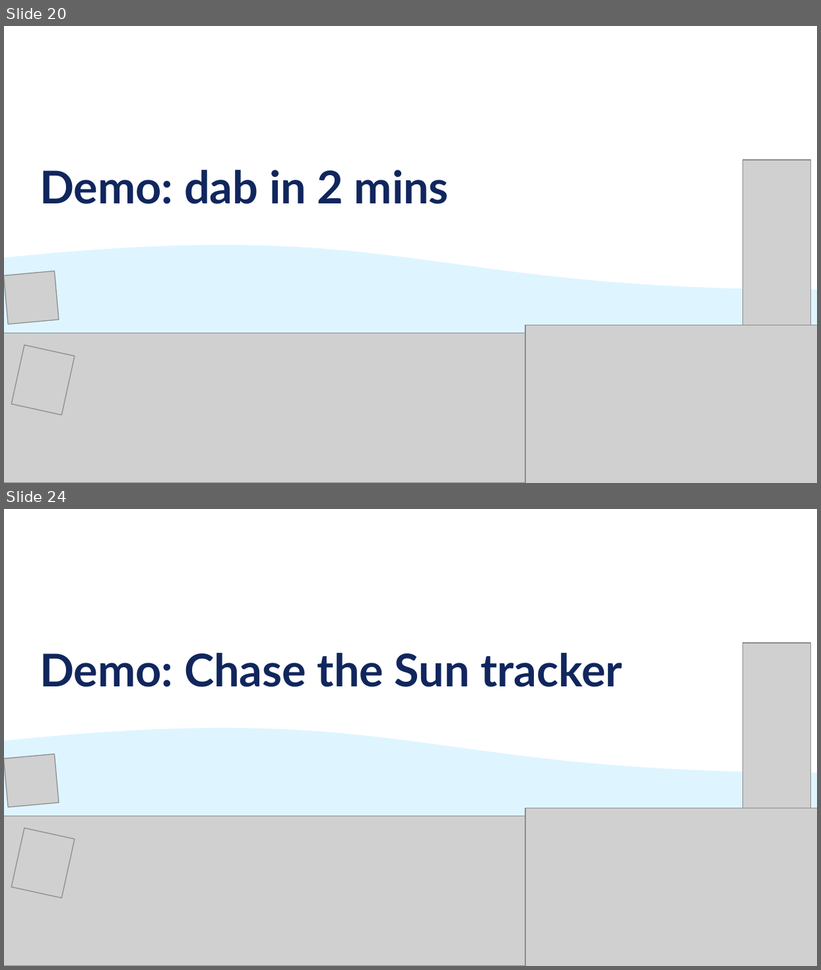
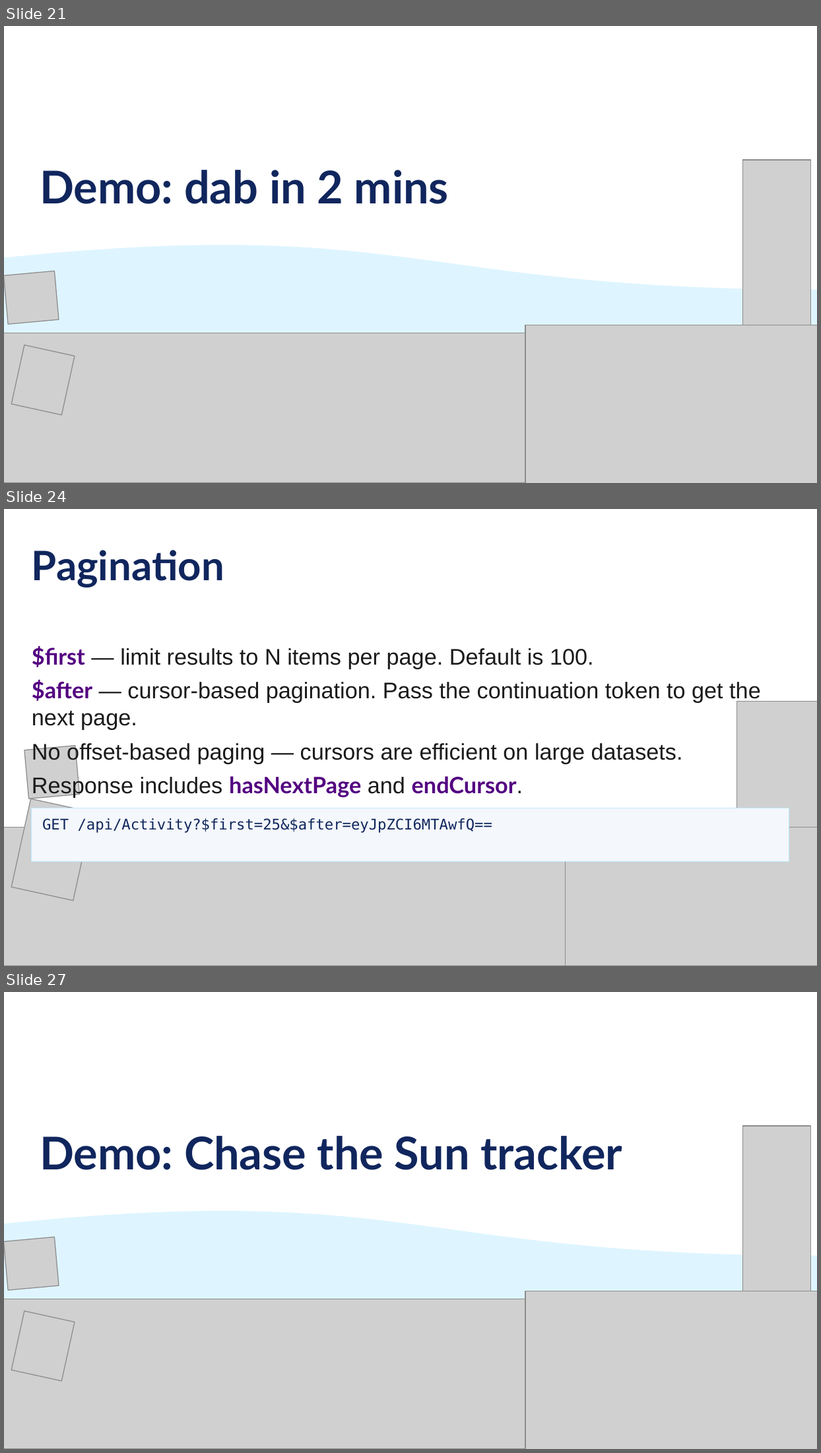
Before and after one commit to jpomfret/dab-presentation, a slide deck: Pomfret - dab - grillen - draft.pptx. Shown one above the other, each under a label of ours: slides 20 and 24 before the commit, slides 21, 24 and 27 after it; the slides between them are not shown. The pictures are 821x970 and 821x1453 pixels, drawn with LibreOffice and Linux fonts; fonts in the diff are those of the drawing; grey boxes stand for pictures. Boxes give left, top, right and bottom in pixels: in the first picture for what was removed or moved away, otherwise in the second. Text is boxed around its words. In the diff, an @@ line names an element or a change of style, - is before the commit and + after.

```diff
--- a/Pomfret - dab - grillen - draft.pptx
+++ b/Pomfret - dab - grillen - draft.pptx
@@ slide 24 added at bbox=[4, 509, 817, 966], background #FFFFFF @@
@@ text added at bbox=[32, 550, 224, 588], 36 pt, text #10265D, bold @@
+Pagination
@@ text added at bbox=[32, 646, 761, 798], 20 pt, text #1A1A1A @@
+$first — limit results to N items per page. Default is 100.
+$after — cursor-based pagination. Pass the continuation token to get the next page.
+No offset-based paging — cursors are efficient on large datasets.
+Response includes hasNextPage and endCursor.
@@ picture added at bbox=[737, 702, 817, 914] @@
@@ picture added at bbox=[24, 746, 80, 799] @@
@@ picture added at bbox=[11, 799, 92, 901] @@
@@ rectangle added at bbox=[32, 808, 789, 862], fill #F4F7FB, outline #BDECFE 0.75 pt, 13 pt, text #10265D @@
+GET /api/Activity?$first=25&$after=eyJpZCI6MTAwfQ==
@@ picture added at bbox=[4, 828, 817, 966] @@
@@ picture added at bbox=[565, 828, 817, 966] @@
@@ what was slide 20 is now slide 21 @@
@@ what was slide 24 is now slide 27 @@
```
Also in this commit, not shown: 10 slides changed, 6 other slides added, 4 slides removed, 20 other files.
